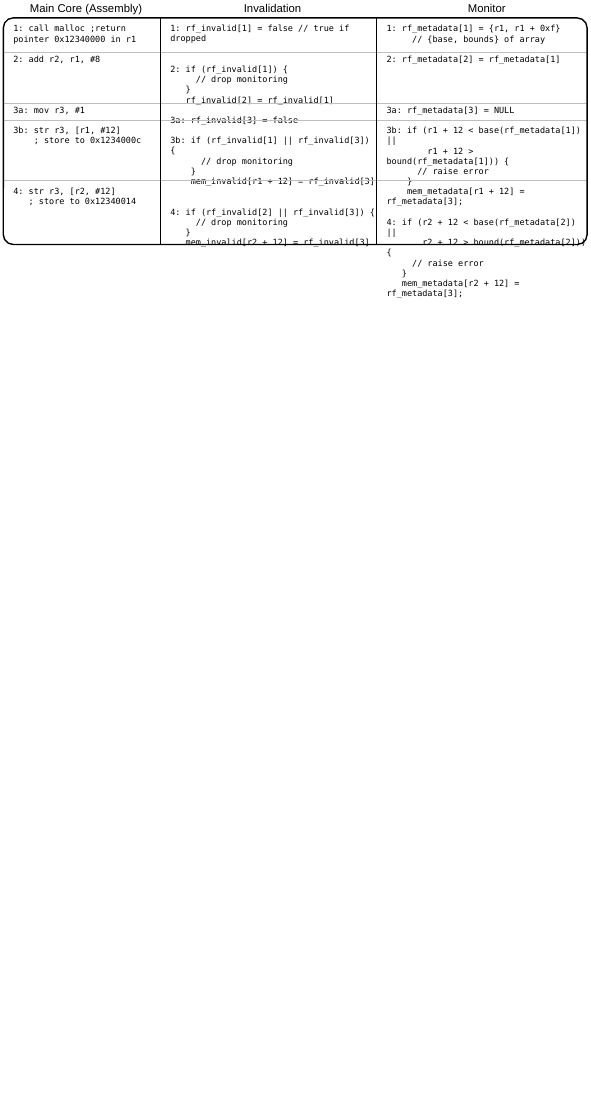
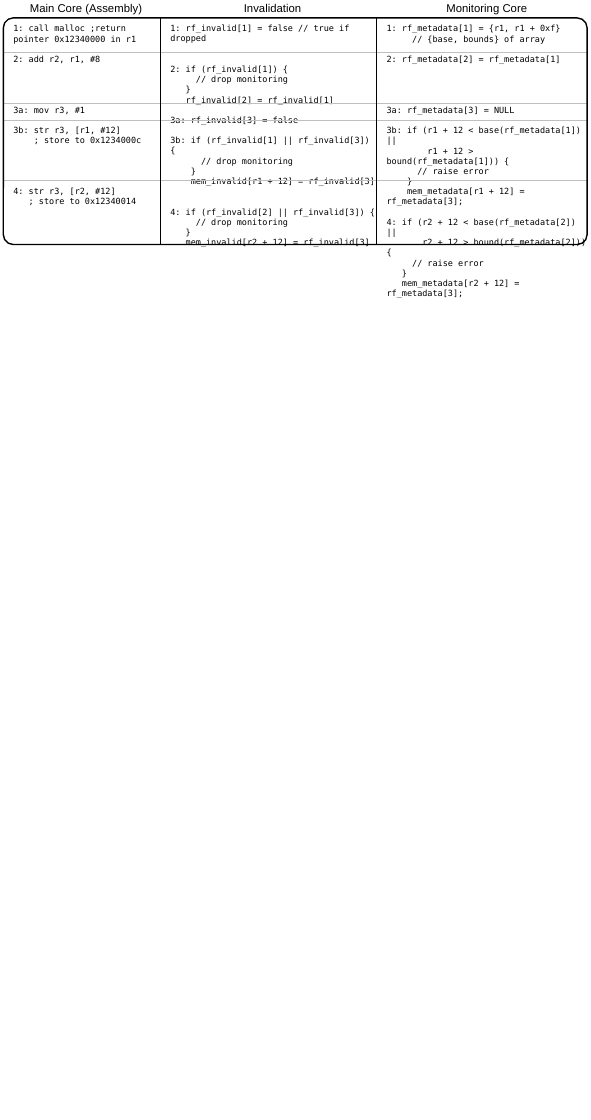
Before and after one commit to dl575/lo_thesis, a slide deck: slide 2 of monitoring_dift_drop/figs_src/diagrams-wide.pptx. Drawn at 591x1120 pixels with LibreOffice and Linux fonts; fonts in the diff are those of the drawing. Boxes give left, top, right and bottom in pixels: in the first picture for what was removed or moved away, otherwise in the second. Text is boxed around its words. In the diff, an @@ line names an element or a change of style, - is before the commit and + after.

Commit message:
[monitoring_dift_drop] Change from monitor to monitoring core + various edits.

```diff
--- a/monitoring_dift_drop/figs_src/diagrams-wide.pptx
+++ b/monitoring_dift_drop/figs_src/diagrams-wide.pptx
@@ text at box(446, 4, 528, 15): text changed @@
-Monitor
+Monitoring Core
```
Also in this commit, not shown: 1 other slide changed, 9 other files.
